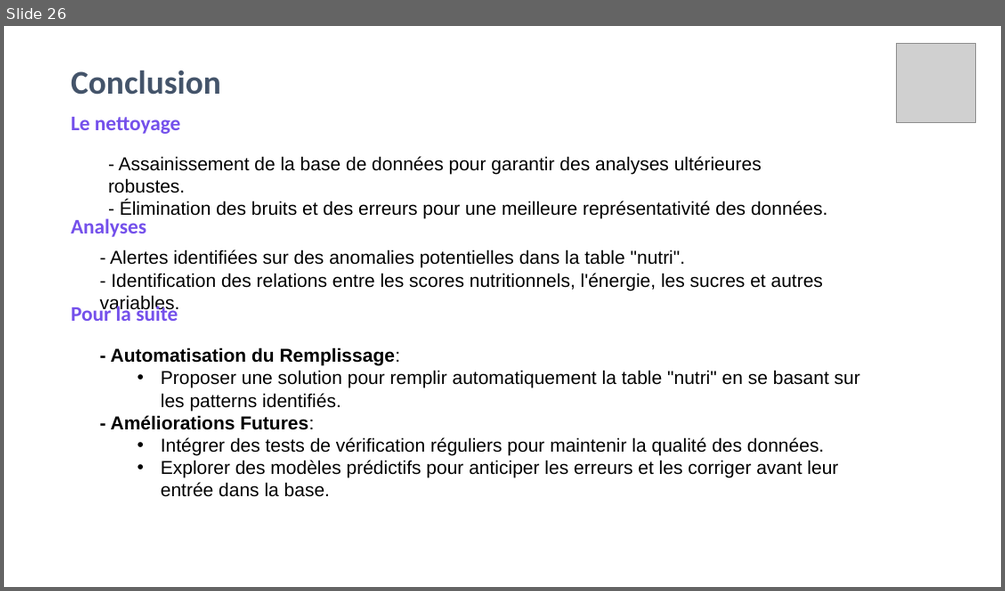
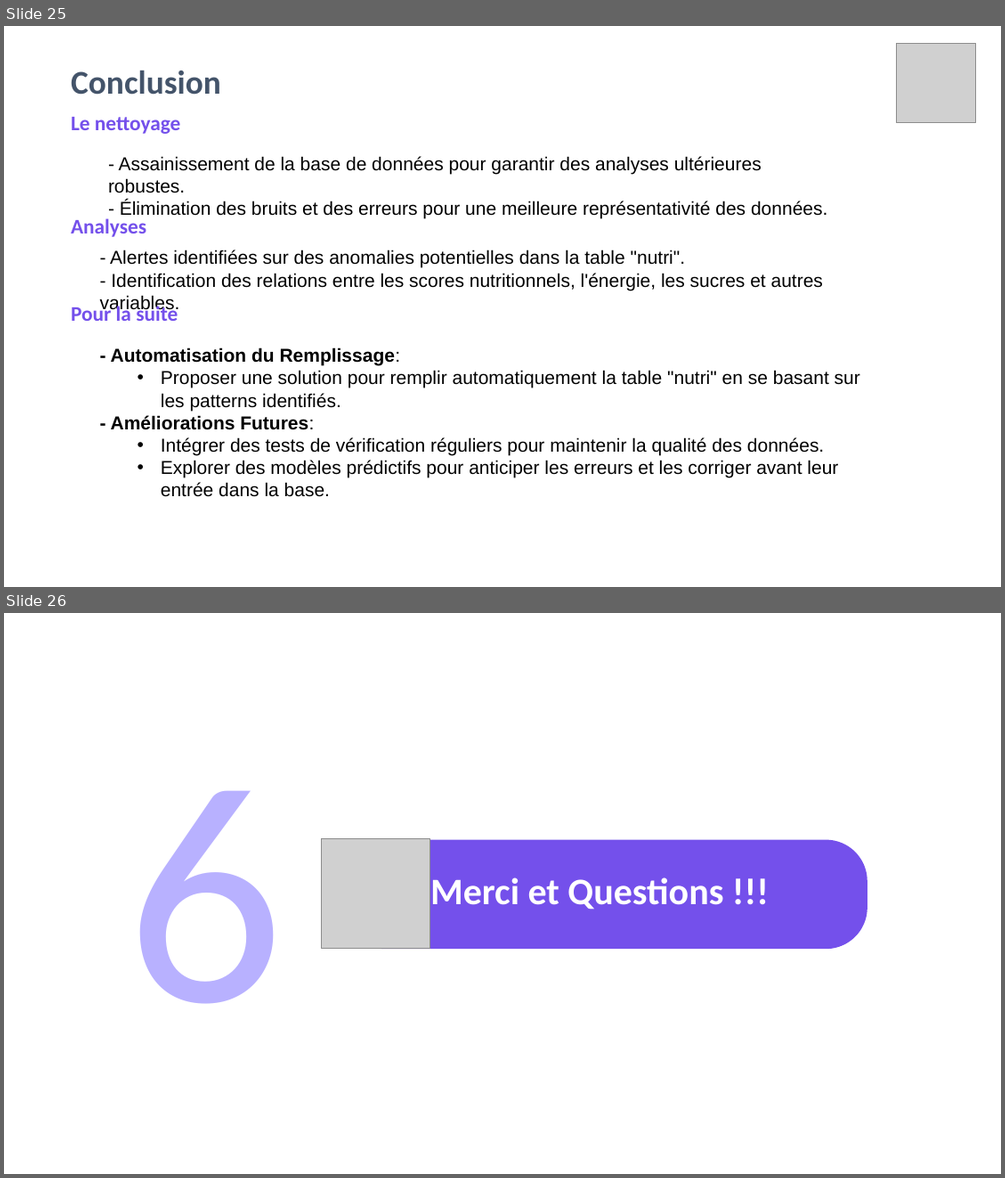
Before and after one commit to amaye15/OpenClassroom--Machine-Learning-Engineer, a slide deck: P2/P2.pptx. Shown one above the other, each under a label of ours: slide 26 before the commit, slides 25 and 26 after it. The pictures are 1005x591 and 1005x1178 pixels, drawn with LibreOffice and Linux fonts; fonts in the diff are those of the drawing; grey boxes stand for pictures. Boxes give left, top, right and bottom in pixels: in the first picture for what was removed or moved away, otherwise in the second. Text is boxed around its words. In the diff, an @@ line names an element or a change of style, - is before the commit and + after.

```diff
--- a/P2/P2.pptx
+++ b/P2/P2.pptx
@@ slide 26 added at [4, 613, 1001, 1174], background #FFFFFF @@
@@ text added at [127, 791, 284, 1004], 300 pt, text #B8B1FF @@
+6
@@ picture added at [321, 839, 430, 948] @@
@@ rounded rectangle added at [344, 840, 867, 949], fill #7450EB @@
@@ text added at [430, 877, 723, 909], 36 pt, text #FFFFFF, bold @@
+Merci et Questions !!!
@@ what was slide 26 is now slide 25 @@
```
Also in this commit, not shown: 20 slides changed, 1 slide removed, 2 other files.
